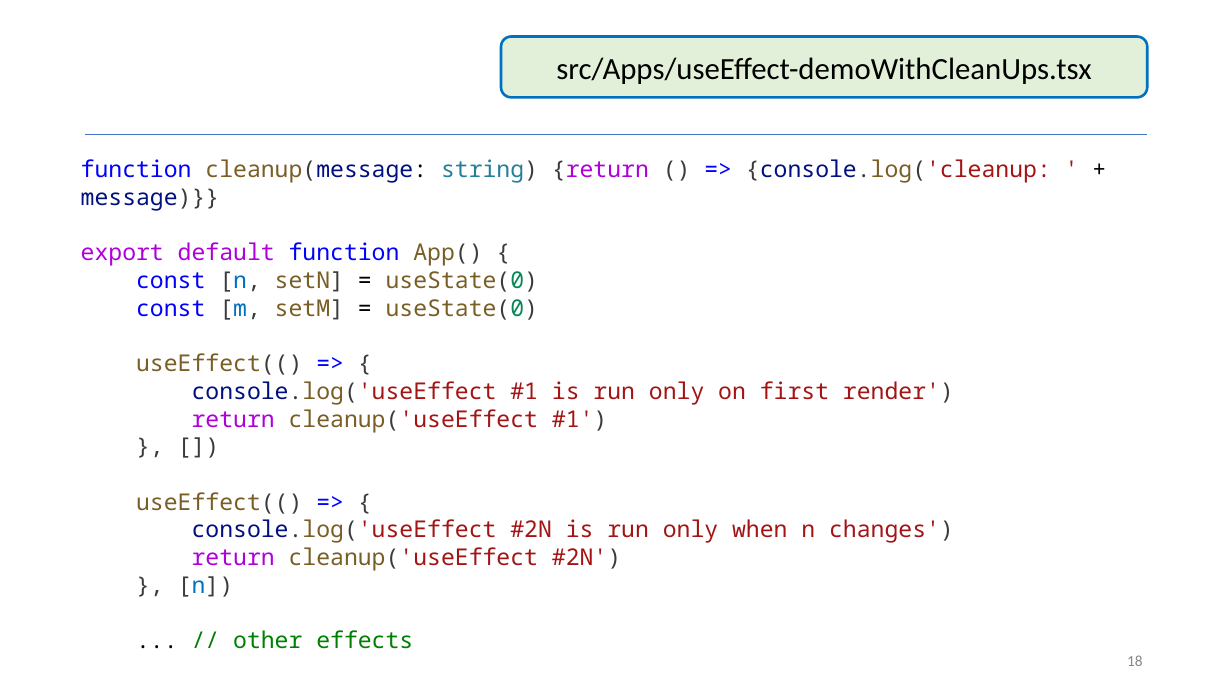
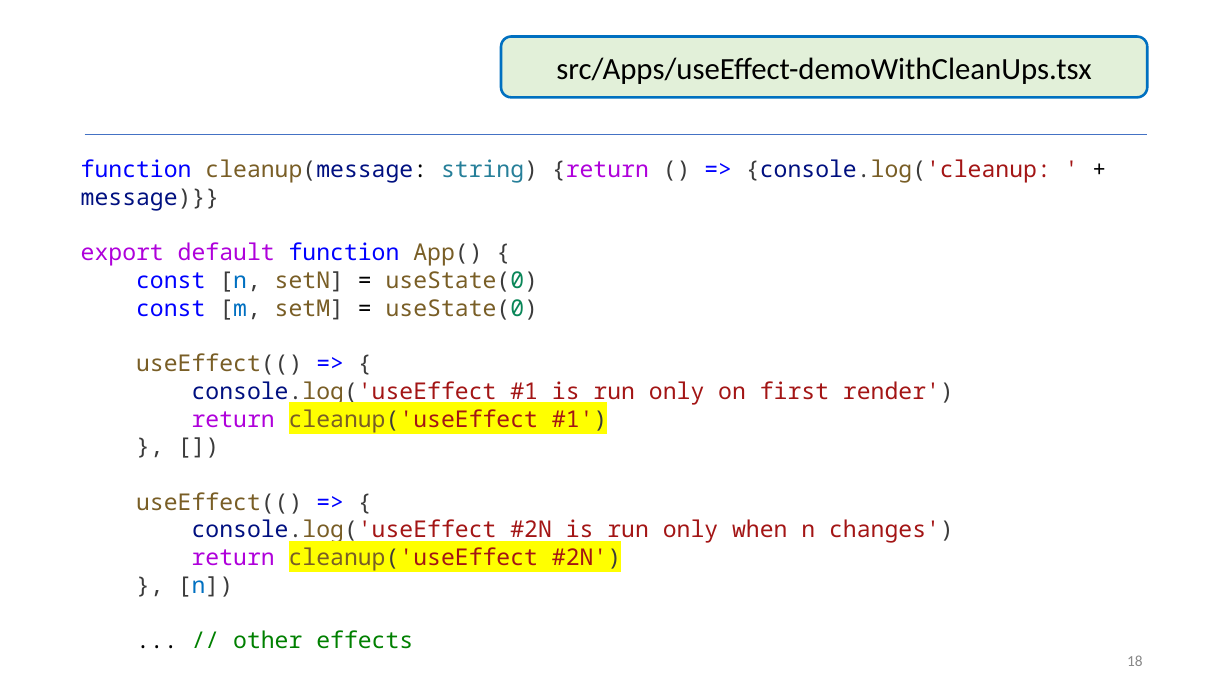
Before and after one commit to neu-se/CS4530-Spring-2025, a slide deck: slide 18 of Slides/Module 09 React Hooks.pptx. Drawn at 1232x693 pixels with LibreOffice and Linux fonts; fonts in the diff are those of the drawing. Boxes give left, top, right and bottom in pixels: in the first picture for what was removed or moved away, otherwise in the second. Text is boxed around its words. In the diff, an @@ line names an element or a change of style, - is before the commit and + after.

```diff
--- a/Slides/Module 09 React Hooks.pptx
+++ b/Slides/Module 09 React Hooks.pptx
@@ text at [192, 409, 621, 571]: highlight none to #FFFF00 in "cleanup('useEffect #1')", "cleanup('useEffect #2N')" @@
```
Also in this commit, not shown: 8 other slides changed, 2 other files.
